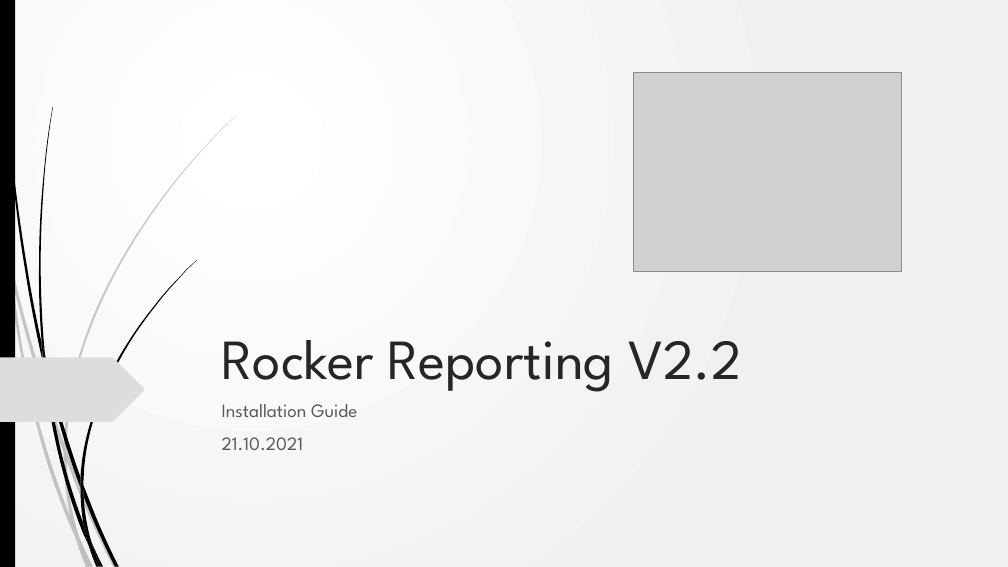
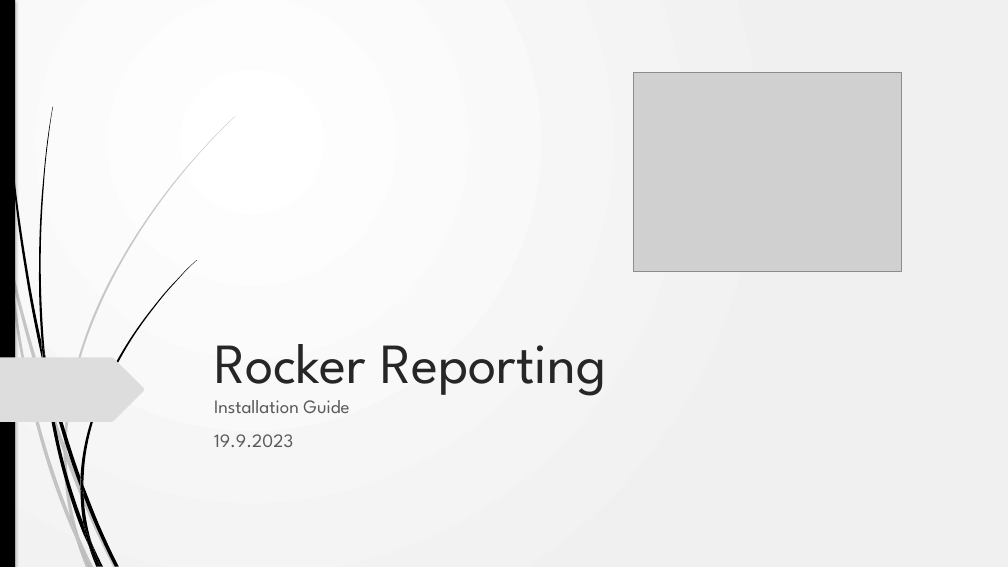
Before and after one commit to akarki58/rocker_app, a slide deck: slide 1 of rocker_app/docs/Rocker_install.pptx. Drawn at 1008x567 pixels with LibreOffice and Linux fonts; fonts in the diff are those of the drawing; grey boxes stand for pictures. Boxes give left, top, right and bottom in pixels: in the first picture for what was removed or moved away, otherwise in the second. Text is boxed around its words. In the diff, an @@ line names an element or a change of style, - is before the commit and + after.

```diff
--- a/rocker_app/docs/Rocker_install.pptx
+++ b/rocker_app/docs/Rocker_install.pptx
@@ background gradient #FFFFFF to #F1F1F1 to gradient #FFFFFF to #F0F0F0 @@
@@ rectangle at [0, 0, 15, 567]: shadow on @@
@@ title at [214, 344, 606, 396]: text changed @@
-Rocker Reporting V2.2
+Rocker Reporting
@@ subtitle at [214, 434, 293, 447]: text changed @@
-21.10.2021
+19.9.2023
@@ outline redrawn in 9 elements at [11, 261, 64, 453], [67, 451, 117, 567], [8, 265, 76, 540], [64, 453, 79, 538], [64, 116, 236, 451], [2, 0, 43, 364], [39, 107, 53, 357], [80, 260, 197, 485], [80, 477, 83, 496] @@
```
Also in this commit, not shown: 11 other slides changed, 4 slides added, 1 slide removed, 8 other files.
